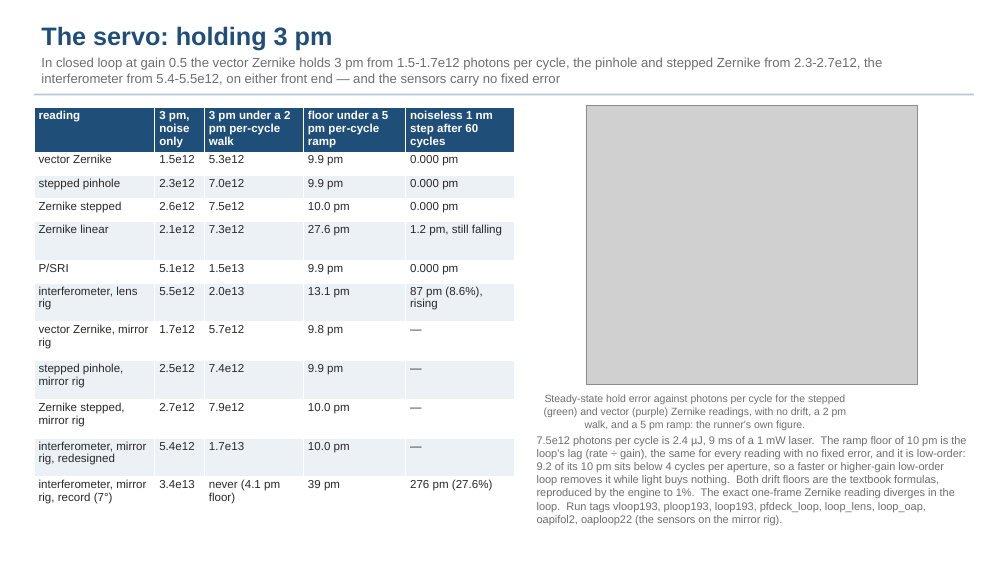
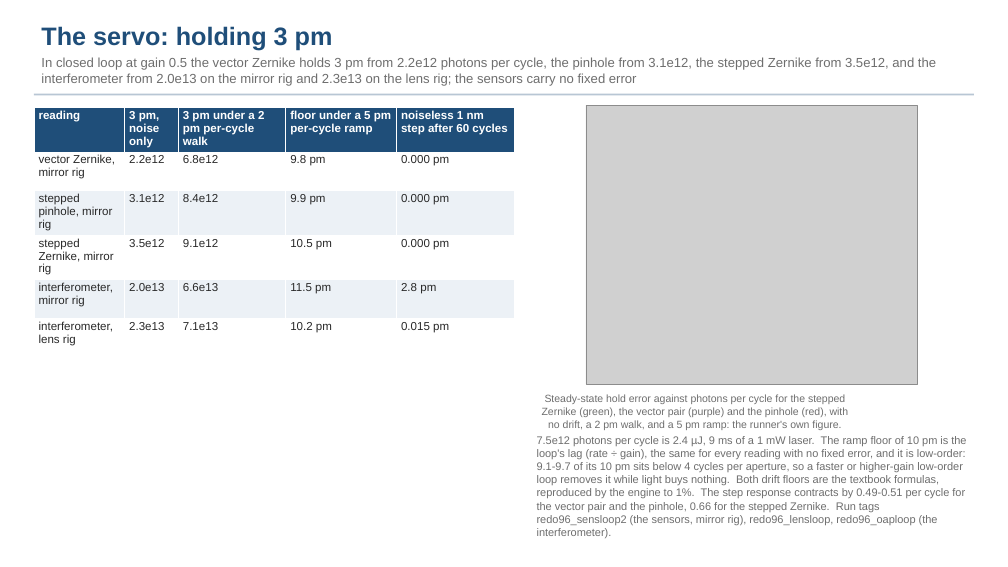
Before and after one commit to nasa-jpl/macos, a slide deck: slide 30 of demo_session/deck_gauges_baseline.pptx. Drawn at 1008x567 pixels with LibreOffice and Linux fonts; fonts in the diff are those of the drawing; grey boxes stand for pictures. Boxes give left, top, right and bottom in pixels: in the first picture for what was removed or moved away, otherwise in the second. Text is boxed around its words. In the diff, an @@ line names an element or a change of style, - is before the commit and + after.

```diff
--- a/demo_session/deck_gauges_baseline.pptx
+++ b/demo_session/deck_gauges_baseline.pptx
@@ text at bbox=[41, 57, 936, 86]: text changed @@
-In closed loop at gain 0.5 the vector Zernike holds 3 pm from 1.5-1.7e12 photons per cycle, the pinhole and stepped Zernike from 2.3-2.7e12, the interferometer from 5.4-5.5e12, on either front end — and the sensors carry no fixed error
+In closed loop at gain 0.5 the vector Zernike holds 3 pm from 2.2e12 photons per cycle, the pinhole from 3.1e12, the stepped Zernike from 3.5e12, and the interferometer from 2.0e13 on the mirror rig and 2.3e13 on the lens rig; the sensors carry no fixed error
@@ table at bbox=[34, 107, 514, 350] @@
-row 2: vector Zernike | 1.5e12 | 5.3e12 | 9.9 pm | 0.000 pm
-row 3: stepped pinhole | 2.3e12 | 7.0e12 | 9.9 pm | 0.000 pm
-row 4: Zernike stepped | 2.6e12 | 7.5e12 | 10.0 pm | 0.000 pm
-row 5: Zernike linear | 2.1e12 | 7.3e12 | 27.6 pm | 1.2 pm, still falling
-row 6: P/SRI | 5.1e12 | 1.5e13 | 9.9 pm | 0.000 pm
-row 7: interferometer, lens rig | 5.5e12 | 2.0e13 | 13.1 pm | 87 pm (8.6%), rising
-row 8: vector Zernike, mirror rig | 1.7e12 | 5.7e12 | 9.8 pm | —
-row 9: stepped pinhole, mirror rig | 2.5e12 | 7.4e12 | 9.9 pm | —
-row 10: Zernike stepped, mirror rig | 2.7e12 | 7.9e12 | 10.0 pm | —
-row 11: interferometer, mirror rig, redesigned | 5.4e12 | 1.7e13 | 10.0 pm | —
-row 12: interferometer, mirror rig, record (7°) | 3.4e13 | never (4.1 pm floor) | 39 pm | 276 pm (27.6%)
+row 2: vector Zernike, mirror rig | 2.2e12 | 6.8e12 | 9.8 pm | 0.000 pm
+row 3: stepped pinhole, mirror rig | 3.1e12 | 8.4e12 | 9.9 pm | 0.000 pm
+row 4: stepped Zernike, mirror rig | 3.5e12 | 9.1e12 | 10.5 pm | 0.000 pm
+row 5: interferometer, mirror rig | 2.0e13 | 6.6e13 | 11.5 pm | 2.8 pm
+row 6: interferometer, lens rig | 2.3e13 | 7.1e13 | 10.2 pm | 0.015 pm
@@ text at bbox=[542, 394, 849, 430]: text changed @@
-Steady-state hold error against photons per cycle for the stepped (green) and vector (purple) Zernike readings, with no drift, a 2 pm walk, and a 5 pm ramp: the runner's own figure.
+Steady-state hold error against photons per cycle for the stepped Zernike (green), the vector pair (purple) and the pinhole (red), with no drift, a 2 pm walk, and a 5 pm ramp: the runner's own figure.
@@ text at bbox=[537, 436, 966, 538]: text changed @@
-7.5e12 photons per cycle is 2.4 µJ, 9 ms of a 1 mW laser. The ramp floor of 10 pm is the loop's lag (rate ÷ gain), the same for every reading with no fixed error, and it is low-order: 9.2 of its 10 pm sits below 4 cycles per aperture, so a faster or higher-gain low-order loop removes it while light buys nothing. Both drift floors are the textbook formulas, reproduced by the engine to 1%. The exact one-frame Zernike reading diverges in the loop. Run tags vloop193, ploop193, loop193, pfdeck_loop, loop_lens, loop_oap, oapifol2, oaploop22 (the sensors on the mirror rig).
+7.5e12 photons per cycle is 2.4 µJ, 9 ms of a 1 mW laser. The ramp floor of 10 pm is the loop's lag (rate ÷ gain), the same for every reading with no fixed error, and it is low-order: 9.1-9.7 of its 10 pm sits below 4 cycles per aperture, so a faster or higher-gain low-order loop removes it while light buys nothing. Both drift floors are the textbook formulas, reproduced by the engine to 1%. The step response contracts by 0.49-0.51 per cycle for the vector pair and the pinhole, 0.66 for the stepped Zernike. Run tags redo96_sensloop2 (the sensors, mirror rig), redo96_lensloop, redo96_oaploop (the interferometer).
```
Also in this commit, not shown: 46 other slides changed, 2 slides added, 5 slides removed, 8 other files.
